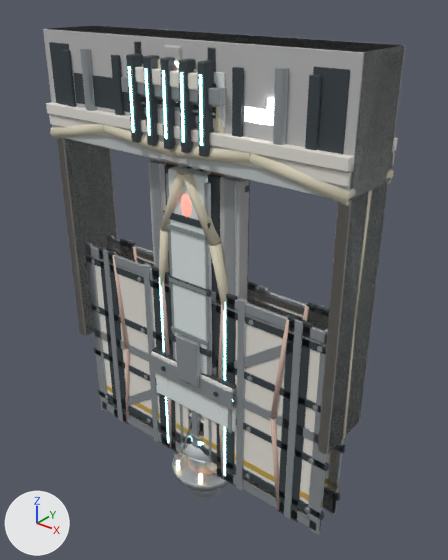
An edit to the Blender file art/modern/roster/environment/environment-kit.blend, drawn before and after from the same camera.
The view is the same before and after, from a 50 mm camera at (6.49, -7.52, 6.77) aimed at (0.2, 0.34, 1.89). The axes (+X, +Y, +Z) are drawn at lower left. The lights are the same throughout. The first picture is the older version.

Names of what the first picture shows: 'Duct riser', 'catacombs_doorhead__env.basalt', 'catacombs_doorleaf__env.dark', 'foundry_doorleaf__env.alloy', 'gullet_doorhead__env.bone', 'pit_doorhead__env.dark', 'pit_doorleaf__env.alloy', 'sanctum_crown__env.dark', 'sanctum_doorhead__env.dark', 'sanctum_doorleaf__env.dark', 'spire_doorhead__env.limestone', 'spire_doorleaf__env.limestone' and 51 more.
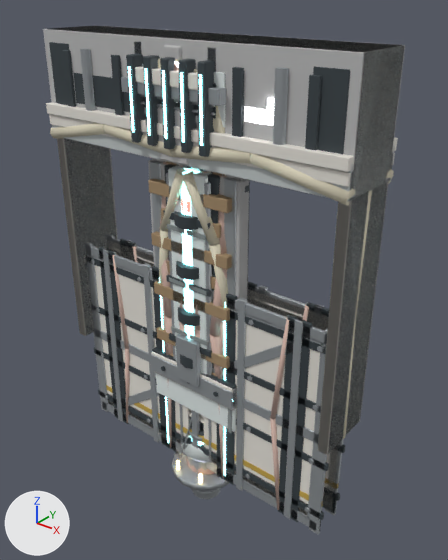
Location of each change, (x1, y1, x2, y2) in pixels of the pictures (448 x 560 px):
'pit_upper3__env.timber', added (beige)
    after: (148, 178, 232, 377)
'gullet_upper3__env.organic', added (mostly hidden)
    after: (159, 162, 227, 377)
'sanctum_upper3__env.dark', added
    after: (174, 211, 200, 369)
'Energy column', added
    after: (181, 168, 199, 339)

What the commit changed:
Mesh me_cone_299 is new.
It has 104 vertices, 74 faces and spans x -0.3..0.3, y -0.3..0.3, z -0.5..3.5.
It uses material mat_env_dark (dark grey #424b50).
Mesh me_cone_298 is new.
It has 20 vertices, 12 faces and spans x -0.17..0.17, y -0.18..0.18, z -2.0..2.0.
It uses material mat_env_lamp_teal (cyan #97f0f2, glowing cyan #97f0f2).
Mesh me_cube_432 is new.
It has 192 vertices, 208 faces and spans x -0.85..0.85, y -0.21..0.15, z -0.11..3.47.
It uses material mat_env_timber (beige #a28969).
Mesh me_cone_244 is new.
It has 192 vertices, 120 faces and spans x -0.22..0.91, y -1.37..0.12, z -0.76..3.31.
It uses material mat_env_organic (beige #d3b5a8).
Object 'sanctum_upper3__env.dark' (ob_sanctum_upper3__env_dark) is new; it shows me_cone_299.
Its parent is ob_sanctum_upper3.
Its location is (0.0, -0.25, 0.5).
Object 'sanctum_upper3' (ob_sanctum_upper3) is new.
Its parent is ob_architecture.
Its location is (0.0, 0.0, 0.0).
Object 'Energy column' (ob_energy_column) is new; it shows me_cone_298.
Its parent is ob_sanctum_upper3.
Its location is (0.0, -0.25, 2.0).
Object 'pit_upper3__env.timber' (ob_pit_upper3__env_timber) is new; it shows me_cube_432.
Its parent is ob_pit_upper3.
Its location is (0.0, -0.18, 0.25).
Object 'pit_upper3' (ob_pit_upper3) is new.
Its parent is ob_architecture.
Its location is (0.0, 0.0, 0.0).
Object 'gullet_upper3__env.organic' (ob_gullet_upper3__env_organic) is new; it shows me_cone_244.
Its parent is ob_gullet_upper3.
Its location is (-0.63, -0.16, 3.3).
Its rotation in degrees is (175, -2.4, -53).
Object 'gullet_upper3' (ob_gullet_upper3) is new.
Its parent is ob_architecture.
Its location is (0.0, 0.0, 0.0).
